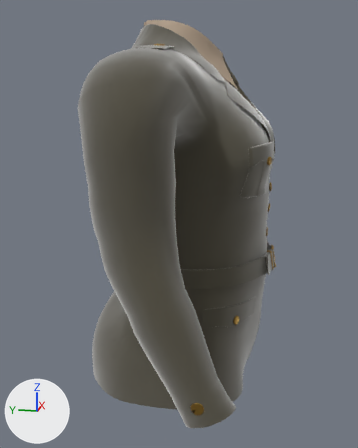
An edit to the glTF model public/models/coat-agsu-female.glb, drawn before and after from the same camera.
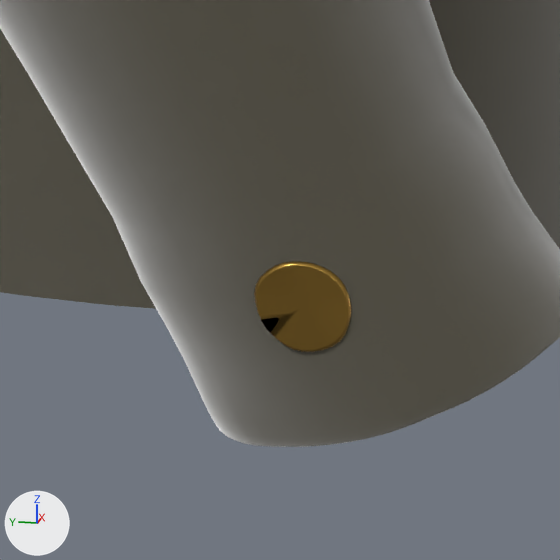
Each version is shown whole from a camera (50 mm lens) standing at (-40.4, -11.9, 6.2) and looking at (-1.3, -4.1, -3.6), then close up on the part from 44% to 65% of the width and 82% to 99% of the height. Lighting does not change. The marker at lower left points along +X, +Y and +Z. The first two pictures are the older version. Where no turn or scale is listed for an object, it has been applied to the vertices. Vertices at exactly the same position are counted once.

The older version as bpy lines, for what is in view:
```python
me_military_uniform = bpy.data.meshes.new('Military_uniform')
me_military_uniform.from_pydata(...)  # 25348 vertices, 48944 faces; spans x -13.0..13.0, y -7.7..7.7, z -14.3..14.3
# faces by material slot: [34860, 6272, 2624, 5188]
me_military_uniform.materials.append(mat_fabric)  # brown #4b4635
me_military_uniform.materials.append(mat_shirt)  # beige #b5a18c
me_military_uniform.materials.append(mat_tie)  # brown #4c4735
me_military_uniform.materials.append(mat_brass)  # brown #a8843f
ob_coat = bpy.data.objects.new('Coat', me_military_uniform)
ob_coat.location = (-0.92, -4.42, -2.14)
```
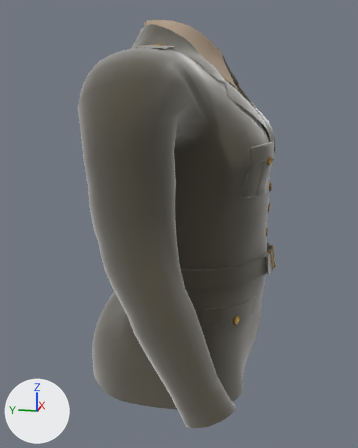
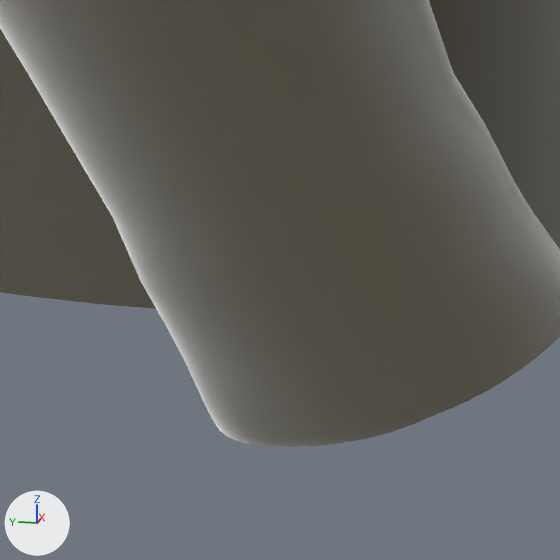
Changed parts and their boxes [x1, y1, x2, y2] in the close-ups (560 x 560 px):
part 1 of me_military_uniform, deleted (brown): before [254, 261, 351, 352]

The change in detail:
me_military_uniform is used by ob_coat; location (-0.92, -4.42, -2.14).
me_military_uniform had 25348 vertices, 48944 faces and spanned x -13.0..13.0, y -7.7..7.7, z -14.3..14.3.
me_military_uniform now has 24984 vertices, 48224 faces and spans x -13.0..13.0, y -7.7..7.7, z -14.3..14.3.
me_military_uniform part 1: the loose piece of 182 vertices spanning x -12.9..-12.8, y -3.7..-2.9, z -10.3..-9.6 is deleted.
Other edits to the shape of me_military_uniform do not show in these pictures.
